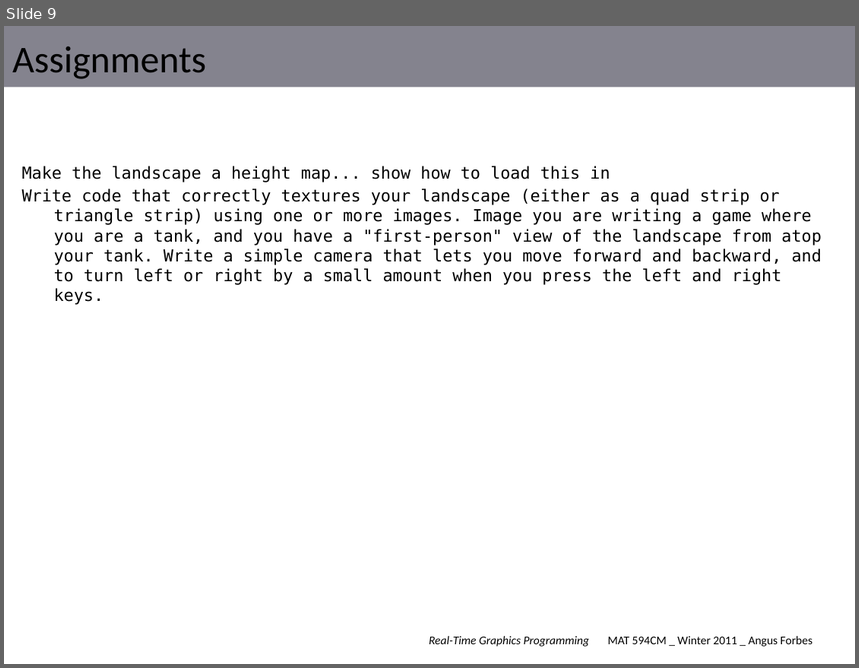
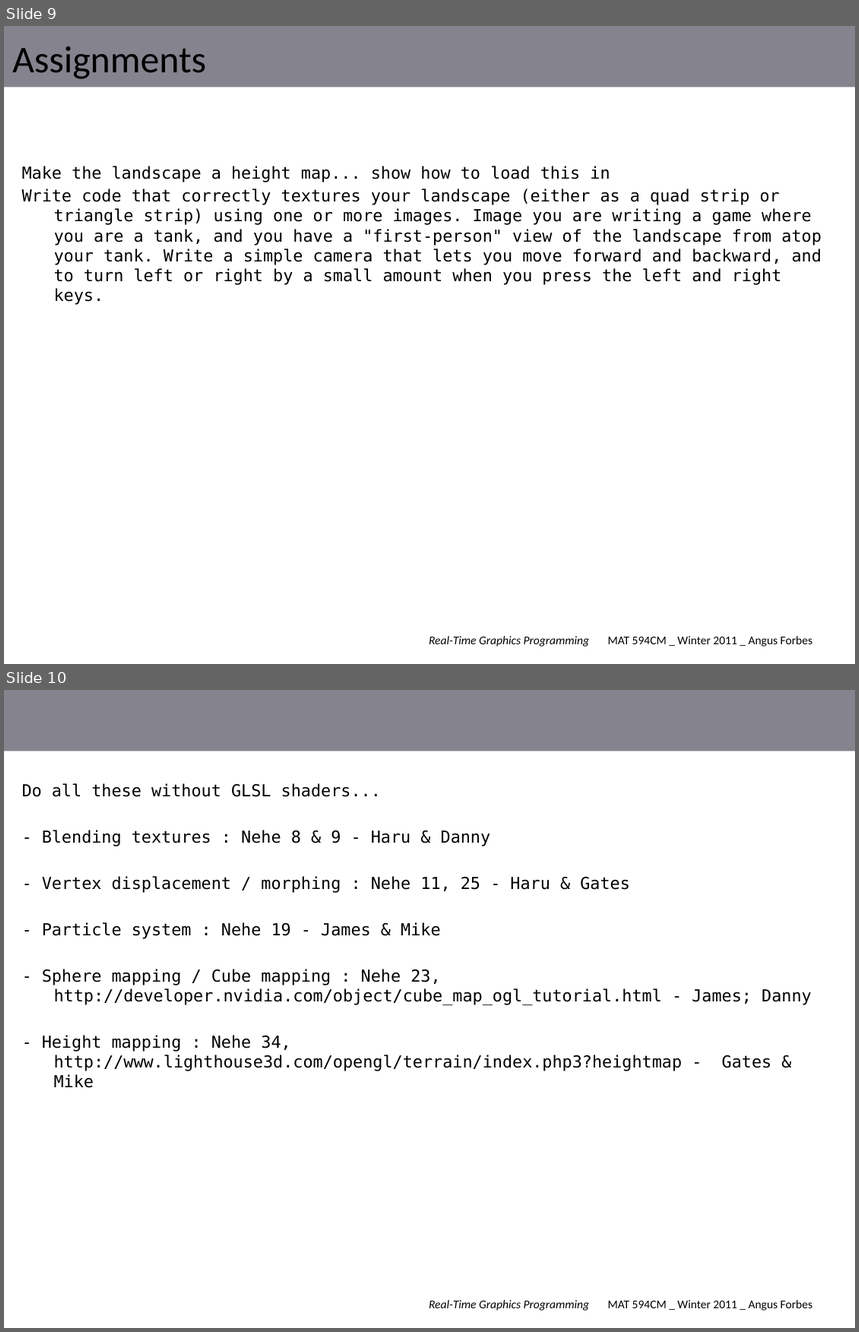
Before and after one commit to angusforbes/mat594cm, a slide deck: slides/week3.pptx. Shown one above the other, each under a label of ours: slide 9 before the commit, slides 9 and 10 after it. The pictures are 859x668 and 859x1332 pixels, drawn with LibreOffice and Linux fonts; fonts in the diff are those of the drawing. Boxes give left, top, right and bottom in pixels: in the first picture for what was removed or moved away, otherwise in the second. Text is boxed around its words. In the diff, an @@ line names an element or a change of style, - is before the commit and + after.

Commit message:
Added shader demos

```diff
--- a/slides/week3.pptx
+++ b/slides/week3.pptx
@@ slide 10 added at (x1=4, y1=690, x2=855, y2=1328), background #FFFFFF; not listed: 2 template elements that a slide beside it also shows @@
@@ text added at (x1=22, y1=783, x2=812, y2=1072), 14 pt, text #000000 @@
+Do all these without GLSL shaders...
+- Blending textures : Nehe 8 & 9 - Haru & Danny
+- Vertex displacement / morphing : Nehe 11, 25 - Haru & Gates
+- Particle system : Nehe 19 - James & Mike
+- Sphere mapping / Cube mapping : Nehe 23, http://developer.nvidia.com/object/cube_map_ogl_tutorial.html - James; Danny
+- Height mapping : Nehe 34, http://www.lighthouse3d.com/opengl/terrain/index.php3?heightmap - Gates & Mike
```
Also in this commit, not shown: 1 slide removed, 49 other files.
